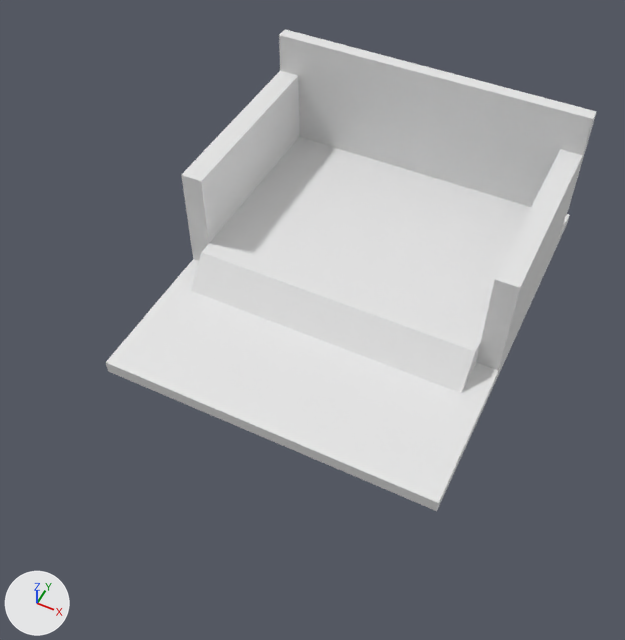
The FBX model Assets/Model/fujishiro/筐体.fbx: old version first, new version second.
One viewpoint serves both versions: a 50 mm lens placed at (10.7, -25.8, 28.8), pointed at (-0.3, -3.8, 1.4). The lights are fixed; the arrows at lower left show +X, +Y and +Z. Where no turn or scale is listed for an object, it has been applied to the vertices.

Names of what the first picture shows: '1st', 'BackWall', 'LeftWall', 'Pussher', 'RightWall'.
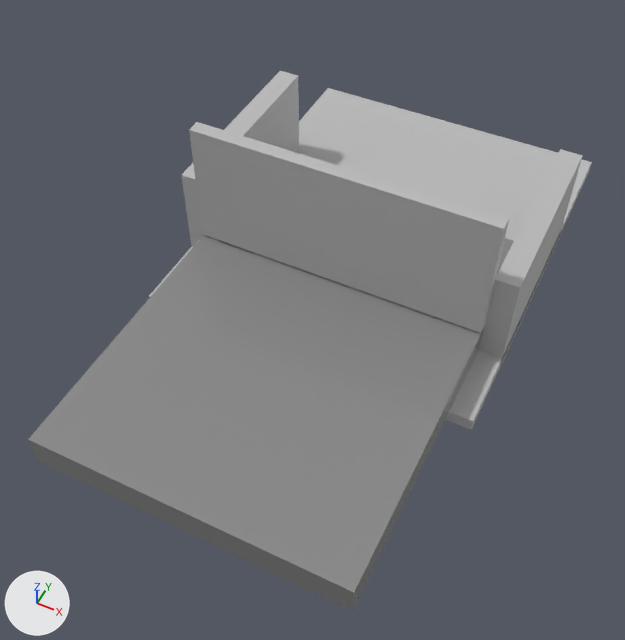
The newer file is also rescaled (x0.5), turned or shifted as a whole; pictures and numbers use the older file's frame.

Boxes [x1, y1, x2, y2] around the edits, measured in the pictures (625 x 640 px):
'pusher', added: after [28, 235, 514, 611]
'Pussher', deleted: before [191, 137, 531, 393]
'1st', deleted: before [106, 214, 570, 511]
'pCube1', added: after [189, 122, 509, 333]
'BackWall', deleted: before [279, 29, 597, 217]
'Floor', added: after [149, 88, 592, 430]
part 1 of me_立方体_003, recoloured (white to grey): [479, 149, 583, 371] in both
part 2 of me_立方体_004, recoloured (white to grey): before [181, 71, 299, 261]; after [181, 71, 299, 247]

Diff of the bpy script that builds the scene:
```diff
--- a/Assets/Model/fujishiro/筐体.fbx.py
+++ b/Assets/Model/fujishiro/筐体.fbx.py
@@ mat_lambert1 @@
+mat_lambert1 = principled_material('lambert1')
+mat_lambert1.base_color = (0.5, 0.5, 0.5)  # grey #bcbcbc
@@ mat_m_pusher @@
+mat_m_pusher = principled_material('M_Pusher')
+mat_m_pusher.base_color = (0.254, 0.254, 0.254)  # grey #8a8a8a
+mat_m_pusher.roughness = 0.0
@@ me_立方体_004 @@
 me_立方体_004.from_pydata(...)  # 8 vertices, 6 faces; spans x -7.5..-6.5, y -2.0..7.0, z 0.3..5.3
 # used by ob_leftwall; location = (0.0, 0.0, 0.0)
+# me_立方体_004 part 2: 6 faces spanning x -7.5..-6.5, y -2.0..7.0, z 0.3..5.3 switch from no material to mat_lambert1 (grey #bcbcbc)
@@ me_立方体_003 @@
 me_立方体_003.from_pydata(...)  # 8 vertices, 6 faces; spans x 6.5..7.5, y -2.0..7.0, z 0.3..5.3
 # used by ob_rightwall; location = (0.0, 0.0, 0.0)
+# me_立方体_003 part 1: 6 faces spanning x 6.5..7.5, y -2.0..7.0, z 0.3..5.3 switch from no material to mat_lambert1 (grey #bcbcbc)
@@ me_mesh_001 @@
+me_mesh_001.from_pydata(...)  # 12 vertices, 10 faces; spans x -6.5..6.5, y -9.0..10.5, z -0.7..0.7
+me_mesh_001.materials.append(mat_m_pusher)  # grey #8a8a8a
@@ me_mesh @@
+me_mesh.from_pydata(...)  # a box spanning x -7.5..7.5, y -9.0..9.0, z -0.3..0.3
+me_mesh.materials.append(mat_lambert1)  # grey #bcbcbc
@@ me_mesh_004 @@
+me_mesh_004.from_pydata(...)  # a box spanning x -6.5..6.5, y -0.3..0.3, z -2.8..2.8
+me_mesh_004.materials.append(mat_lambert1)  # grey #bcbcbc
@@ ob_backwall @@
-ob_backwall = bpy.data.objects.new('BackWall', me_立方体_005)
-ob_backwall.location = (0.0, 0.0, 0.0)
@@ ob_pussher @@
-ob_pussher = bpy.data.objects.new('Pussher', me_立方体_002)
-ob_pussher.location = (0.0, 0.0, 0.0)
@@ ob_1st @@
-ob_1st = bpy.data.objects.new('1st', me_立方体_001)
-ob_1st.location = (0.0, 0.0, 0.0)
@@ ob_pusher @@
+ob_pusher = bpy.data.objects.new('pusher', me_mesh_001)
+ob_pusher.location = (0.0, -5.5, 1.8)
@@ ob_floor @@
+ob_floor = bpy.data.objects.new('Floor', me_mesh)
+ob_floor.location = (0.0, 3.5, 0.8)
@@ ob_pcube1 @@
+ob_pcube1 = bpy.data.objects.new('pCube1', me_mesh_004)
+ob_pcube1.location = (0.0, -2.1, 5.4)
```
